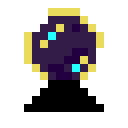
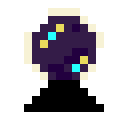
The second 128 x 128 image is a revision of the first. Changes to its layers:
painted on "main" over [24, 8, 104, 80]
